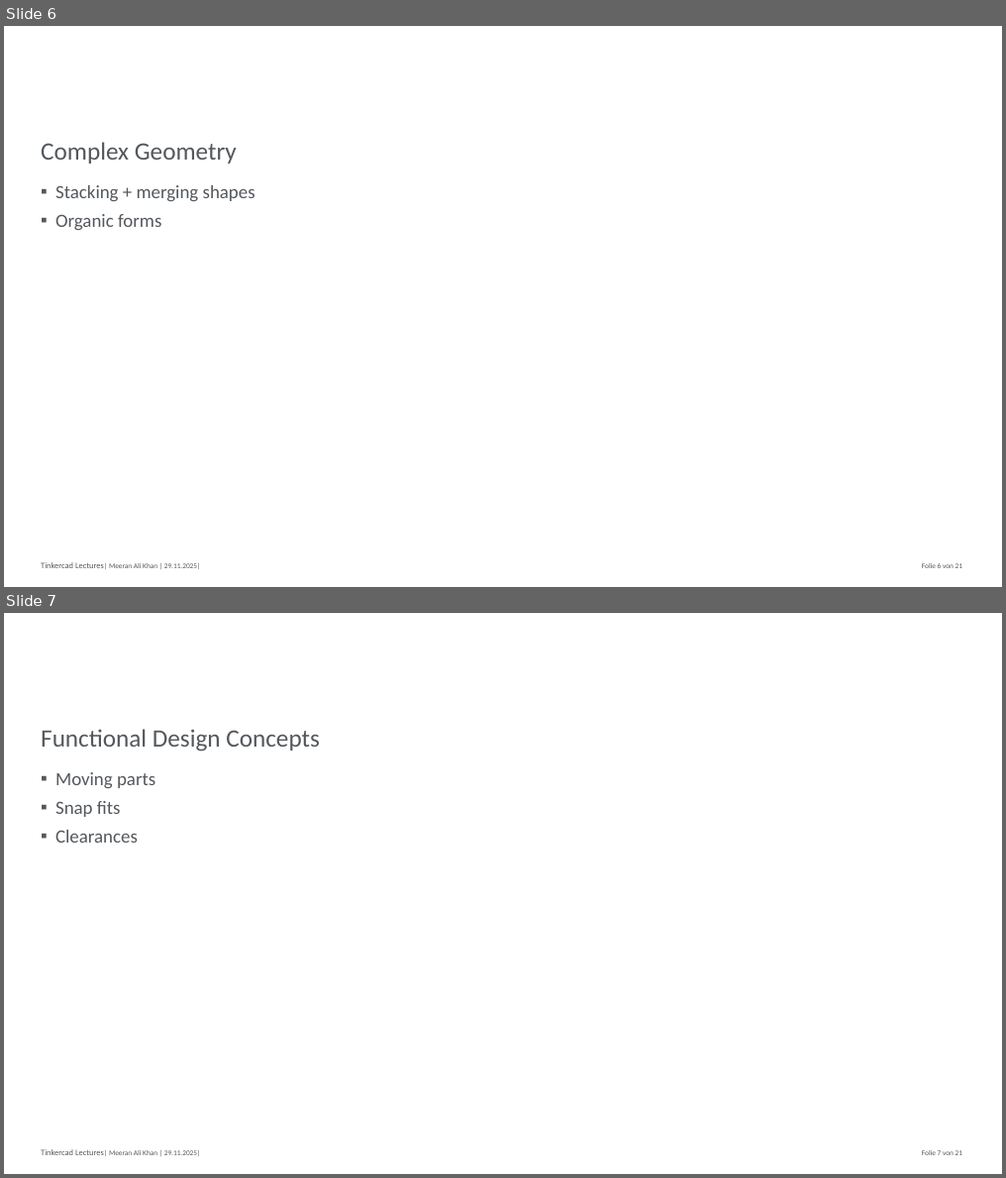
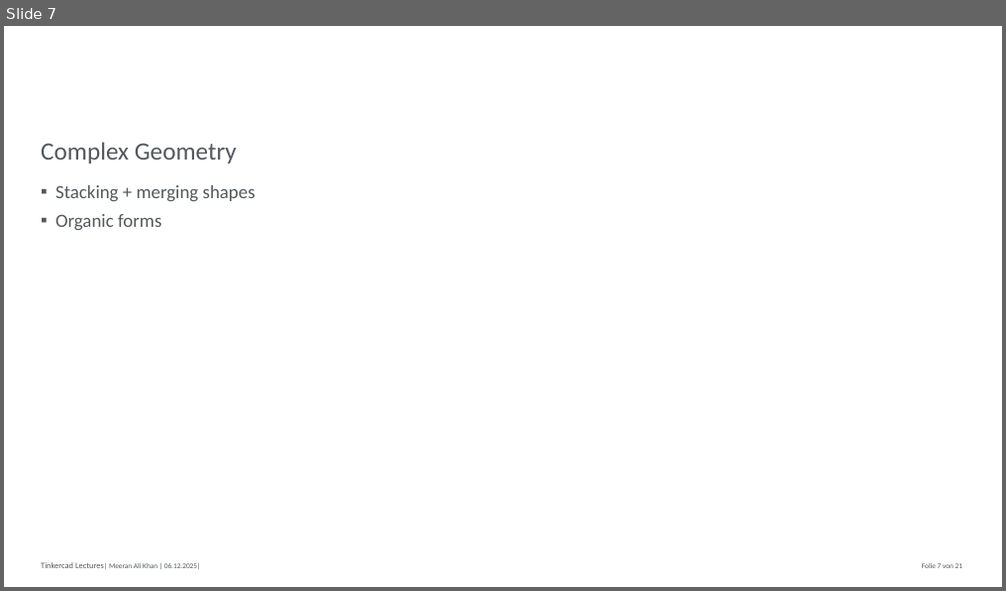
Before and after one commit to MAK-RPTU/Tinkercad, a slide deck: Lectures/Week3.pptx. Shown one above the other, each under a label of ours: slides 6 and 7 before the commit, slide 7 after it. The pictures are 1006x1178 and 1006x591 pixels, drawn with LibreOffice and Linux fonts; fonts in the diff are those of the drawing; background and template pictures are left out. Boxes give left, top, right and bottom in pixels: in the first picture for what was removed or moved away, otherwise in the second. Text is boxed around its words. In the diff, an @@ line names an element or a change of style, - is before the commit and + after.

```diff
--- a/Lectures/Week3.pptx
+++ b/Lectures/Week3.pptx
@@ slide 7 removed at [4, 613, 1002, 1174], background #FFFFFF; not listed: 2 template elements that a slide beside it also shows @@
@@ title removed at [41, 729, 320, 752] @@
-Functional Design Concepts
@@ text removed at [55, 772, 155, 843] @@
-▪ Moving parts
-▪ Snap fits
-▪ Clearances
@@ what was slide 6 is now slide 7 @@
```
Also in this commit, not shown: 8 other slides changed, 3 slides added, 1 other slide removed, 3 other files.
